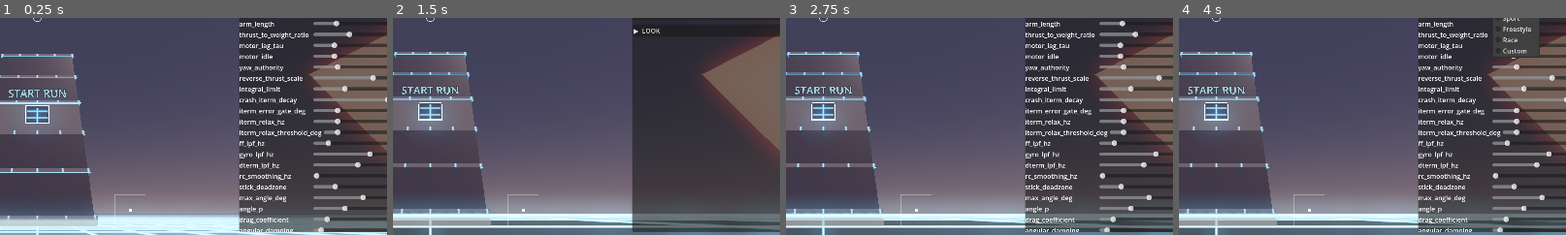
Above: before the commit, frames 1-4 (left to right).
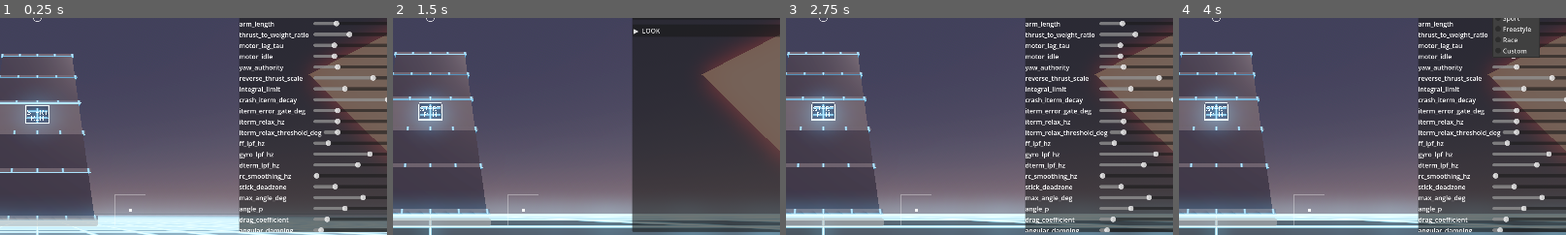
Above: after the commit, the same moments.

Repository: EhudVardi/QuadShot
Game: Godot game, scene res://scenes/menu_tower.tscn
Two runs of this game, one before a commit and one after it. Both use one fixed random seed, a clock stepped at 60 frames per second and the inputs below. This scene is started directly instead of the project's main scene.
Inputs:
- Up to frame 1 (0.25 s): no input
- Up to frame 2 (1.5 s): click "Defaults" at 0.5 s; click "▼ FLIGHT" at 1.25 s
- Up to frame 3 (2.75 s): click "▶ FLIGHT" at 2 s
- Up to frame 4 (4 s): click "del" at 2.75 s; click "Cruise" at 3.5 s
The pictures show only the part of the screen within x 45-95%, y 50-100%; the shares and areas given below are measured in that part.

The runs differ from the first frame. In frame 1, 0.3% of the frame differs, in the area x 2-18%, y 32-48%; in frame 2, 0.3%; in frame 3, 0.3%, in the area x 2-18%, y 31-46%; in frame 4, 0.3%.

Commit message:
B5 step 2: the verb lands, the label becomes glyphs you fly through (v1.38)
Checkpoint 1 verdicts (human flown, same day): darkening on ingress and
window-line glow both approved at shipped defaults - nothing retuned.
Window sizes become new steering: ESCALATING GAPS - generous low,
tightening with altitude, cut at step 3 and tuned by hands.

The label redesigned per the user: GlowText3D (scripts/menu/glow_text_3d.gd)
renders a 5x7 dot-matrix font as one MultiMesh of emissive cubes - no font
assets, no collision. The facade Label3D is gone; START RUN now floats
inside the window aperture against the dark interior and is flown straight
through. This object is also the B8 word-chain enabler.

The selection verb (scripts/menu/menu_floor.gd, an Area3D spanning the
interior): entering announces the leaf; exiting the FAR side commits
(logged - step 3 swaps the log for the launch); re-threading the entry
window cancels. Crash respawns read as cancel. The verdict comes from exit
geometry (local z vs room half-depth), not bookkeeping.

Checkpoint 2 open: the human flies the threshold feel.

Diff:
--- a/scenes/menu_tower.tscn
+++ b/scenes/menu_tower.tscn
@@ -14,6 +14,8 @@
 [ext_resource type="PackedScene" path="res://scenes/ui/hud.tscn" id="12_hud"]
 [ext_resource type="Script" path="res://scripts/chase_camera.gd" id="13_chase"]
 [ext_resource type="PackedScene" path="res://scenes/ui/debug_overlay.tscn" id="14_overlay"]
+[ext_resource type="Script" path="res://scripts/menu/glow_text_3d.gd" id="15_gtext"]
+[ext_resource type="Script" path="res://scripts/menu/menu_floor.gd" id="16_mfloor"]
 
 [sub_resource type="ShaderMaterial" id="mat_ground"]
 shader = ExtResource("4_checker")
@@ -127,6 +129,9 @@
 material = SubResource("mat_window_line")
 size = Vector3(0.12, 2.2, 0.12)
 
+[sub_resource type="BoxShape3D" id="shape_room"]
+size = Vector3(11.2, 3.6, 11.2)
+
 [node name="MenuTower" type="Node3D"]
 script = ExtResource("1_menu")
 combat_config = ExtResource("2_ccfg")
@@ -316,14 +321,18 @@
 transform = Transform3D(1, 0, 0, 0, 1, 0, 0, 0, 1, 1.62, 10.5, 6.08)
 mesh = SubResource("mesh_bar_v")
 
-[node name="Label" type="Label3D" parent="Tower"]
-transform = Transform3D(1, 0, 0, 0, 1, 0, 0, 0, 1, 0, 13.4, 6.45)
-modulate = Color(0.5, 1.6, 2.2, 1)
-outline_modulate = Color(0, 0.06, 0.1, 1)
-text = "START RUN"
-font_size = 160
-outline_size = 40
-pixel_size = 0.01
+[node name="WindowText" type="Node3D" parent="Tower"]
+transform = Transform3D(1, 0, 0, 0, 1, 0, 0, 0, 1, 0, 10.5, 5.8)
+script = ExtResource("15_gtext")
+text = "START\nRUN"
+
+[node name="RoomZone" type="Area3D" parent="Tower"]
+transform = Transform3D(1, 0, 0, 0, 1, 0, 0, 0, 1, 0, 10.2, 0)
+script = ExtResource("16_mfloor")
+leaf_id = &"start_run"
+
+[node name="RoomShape" type="CollisionShape3D" parent="Tower/RoomZone"]
+shape = SubResource("shape_room")
 
 [node name="InteriorLight" type="OmniLight3D" parent="Tower"]
 transform = Transform3D(1, 0, 0, 0, 1, 0, 0, 0, 1, 0, 11.4, 0)
--- /dev/null
+++ b/scripts/menu/glow_text_3d.gd
@@ -0,0 +1,118 @@
+class_name GlowText3D
+extends Node3D
+
+## Neon glyphs built from primitives (GAMEPLAY-DESIGN B5's window text, and
+## the seed of B8's word chains): a 5x7 dot-matrix font rendered as one
+## MultiMesh of emissive cubes, centered on this node's origin, facing +Z.
+## No font assets, no collision — text readable at range that the drone
+## flies straight through. Multi-line via "\n". Unknown characters render as
+## hollow boxes so a typo shows up on screen instead of vanishing.
+
+const GLYPH_COLS: int = 5
+const GLYPH_ROWS: int = 7
+## Horizontal advance per character and vertical advance per line, in font
+## pixels (glyph size plus one pixel of spacing).
+const CHAR_PITCH: int = 6
+const LINE_PITCH: int = 8
+## Cube edge as a fraction of pixel_size — the gap makes letters read as
+## dot-matrix neon instead of merged slabs.
+const CUBE_FILL: float = 0.85
+
+const UNKNOWN_GLYPH: Array = [0b11111, 0b10001, 0b10001, 0b10001, 0b10001,
+		0b10001, 0b11111]
+
+## 5x7 rows top-to-bottom, bit 4 = leftmost column.
+const FONT: Dictionary = {
+	" ": [0b00000, 0b00000, 0b00000, 0b00000, 0b00000, 0b00000, 0b00000],
+	"A": [0b01110, 0b10001, 0b10001, 0b11111, 0b10001, 0b10001, 0b10001],
+	"B": [0b11110, 0b10001, 0b10001, 0b11110, 0b10001, 0b10001, 0b11110],
+	"C": [0b01110, 0b10001, 0b10000, 0b10000, 0b10000, 0b10001, 0b01110],
+	"D": [0b11110, 0b10001, 0b10001, 0b10001, 0b10001, 0b10001, 0b11110],
+	"E": [0b11111, 0b10000, 0b10000, 0b11110, 0b10000, 0b10000, 0b11111],
+	"F": [0b11111, 0b10000, 0b10000, 0b11110, 0b10000, 0b10000, 0b10000],
+	"G": [0b01110, 0b10001, 0b10000, 0b10111, 0b10001, 0b10001, 0b01111],
+	"H": [0b10001, 0b10001, 0b10001, 0b11111, 0b10001, 0b10001, 0b10001],
+	"I": [0b01110, 0b00100, 0b00100, 0b00100, 0b00100, 0b00100, 0b01110],
+	"J": [0b00111, 0b00010, 0b00010, 0b00010, 0b00010, 0b10010, 0b01100],
+	"K": [0b10001, 0b10010, 0b10100, 0b11000, 0b10100, 0b10010, 0b10001],
+	"L": [0b10000, 0b10000, 0b10000, 0b10000, 0b10000, 0b10000, 0b11111],
+	"M": [0b10001, 0b11011, 0b10101, 0b10101, 0b10001, 0b10001, 0b10001],
+	"N": [0b10001, 0b11001, 0b10101, 0b10011, 0b10001, 0b10001, 0b10001],
+	"O": [0b01110, 0b10001, 0b10001, 0b10001, 0b10001, 0b10001, 0b01110],
+	"P": [0b11110, 0b10001, 0b10001, 0b11110, 0b10000, 0b10000, 0b10000],
+	"Q": [0b01110, 0b10001, 0b10001, 0b10001, 0b10101, 0b10010, 0b01101],
+	"R": [0b11110, 0b10001, 0b10001, 0b11110, 0b10100, 0b10010, 0b10001],
+	"S": [0b01111, 0b10000, 0b10000, 0b01110, 0b00001, 0b00001, 0b11110],
+	"T": [0b11111, 0b00100, 0b00100, 0b00100, 0b00100, 0b00100, 0b00100],
+	"U": [0b10001, 0b10001, 0b10001, 0b10001, 0b10001, 0b10001, 0b01110],
+	"V": [0b10001, 0b10001, 0b10001, 0b10001, 0b10001, 0b01010, 0b00100],
+	"W": [0b10001, 0b10001, 0b10001, 0b10101, 0b10101, 0b11011, 0b10001],
+	"X": [0b10001, 0b01010, 0b00100, 0b00100, 0b00100, 0b01010, 0b10001],
+	"Y": [0b10001, 0b10001, 0b01010, 0b00100, 0b00100, 0b00100, 0b00100],
+	"Z": [0b11111, 0b00001, 0b00010, 0b00100, 0b01000, 0b10000, 0b11111],
+}
+
+@export var text: String = "":
+	set(value):
+		text = value
+		if is_inside_tree():
+			_rebuild()
+@export var pixel_size: float = 0.1
+@export var glow_color: Color = Color(0.2, 0.7, 1.0)
+@export var glow_energy: float = 3.5
+
+var _instance: MultiMeshInstance3D
+
+
+func _ready() -> void:
+	_rebuild()
+
+
+func _rebuild() -> void:
+	if _instance != null:
+		_instance.queue_free()
+		_instance = null
+	var offsets: PackedVector3Array = _pixel_offsets()
+	if offsets.is_empty():
+		return
+	var material: StandardMaterial3D = StandardMaterial3D.new()
+	material.albedo_color = Color(0.02, 0.05, 0.08)
+	material.emission_enabled = true
+	material.emission = glow_color
+	material.emission_energy_multiplier = glow_energy
+	var cube: BoxMesh = BoxMesh.new()
+	cube.size = Vector3.ONE * pixel_size * CUBE_FILL
+	cube.material = material
+	var multimesh: MultiMesh = MultiMesh.new()
+	multimesh.transform_format = MultiMesh.TRANSFORM_3D
+	multimesh.mesh = cube
+	multimesh.instance_count = offsets.size()
+	for i: int in offsets.size():
+		multimesh.set_instance_transform(i, Transform3D(Basis.IDENTITY, offsets[i]))
+	_instance = MultiMeshInstance3D.new()
+	_instance.multimesh = multimesh
+	add_child(_instance)
+
+
+func _pixel_offsets() -> PackedVector3Array:
+	var offsets: PackedVector3Array = PackedVector3Array()
+	var lines: PackedStringArray = text.split("\n")
+	var total_rows: int = lines.size() * LINE_PITCH - 1
+	for li: int in lines.size():
+		var line: String = lines[li]
+		if line.is_empty():
+			continue
+		var width_px: int = line.length() * CHAR_PITCH - 1
+		for ci: int in line.length():
+			var glyph: Array = FONT.get(line[ci].to_upper(), UNKNOWN_GLYPH)
+			for row: int in GLYPH_ROWS:
+				var bits: int = glyph[row]
+				for col: int in GLYPH_COLS:
+					if bits & (1 << (GLYPH_COLS - 1 - col)) == 0:
+						continue
+					var px: float = (ci * CHAR_PITCH + col - (width_px - 1) * 0.5) \
+							* pixel_size
+					var py: float = ((total_rows - 1) * 0.5 - (li * LINE_PITCH + row)) \
+							* pixel_size
+					offsets.append(Vector3(px, py, 0.0))
+	return offsets
--- /dev/null
+++ b/scripts/menu/menu_floor.gd
@@ -0,0 +1,44 @@
+class_name MenuFloor
+extends Area3D
+
+## One open floor of the menu tower (GAMEPLAY-DESIGN B5): the fly-through
+## selection verb. Entering through a window arms the floor; leaving decides
+## — the FAR side commits the leaf, the side you came from cancels. Commit
+## only ever happens deep on the other side of a full interior crossing, so
+## a graze at speed is a scare, not a mis-pick (the v1.34 steering).
+##
+## The floor knows nothing about what its leaf launches; it only reports.
+## The zone box is expected to span the interior exactly, so an exit
+## position past either window plane names the verdict by its local z sign.
+
+signal entered(leaf_id: StringName)
+signal committed(leaf_id: StringName)
+signal canceled(leaf_id: StringName)
+
+## Half-depth of the interior in local z. Exits past -half are the far side
+## (commit); past +half is the entry side (cancel). A respawn teleport lands
+## outside the entry side, which reads as cancel — the honest verdict for a
+## crash mid-decision.
+const ROOM_HALF_DEPTH: float = 5.6
+
+@export var leaf_id: StringName = &""
+
+
+func _ready() -> void:
+	body_entered.connect(_on_body_entered)
+	body_exited.connect(_on_body_exited)
+
+
+func _on_body_entered(body: Node3D) -> void:
+	if body is FlightController:
+		entered.emit(leaf_id)
+
+
+func _on_body_exited(body: Node3D) -> void:
+	if not (body is FlightController):
+		return
+	var local_z: float = to_local(body.global_position).z
+	if local_z <= -ROOM_HALF_DEPTH:
+		committed.emit(leaf_id)
+	elif local_z >= ROOM_HALF_DEPTH:
+		canceled.emit(leaf_id)
--- a/scripts/menu_tower.gd
+++ b/scripts/menu_tower.gd
@@ -6,11 +6,11 @@
 ## Selection COMMITS on exiting the far side of the floor; re-threading the
 ## entry window cancels — a graze at speed is a scare, not a mis-pick.
 ##
-## CHECKPOINT 1 SHELL (build order step 1): one open floor, lit + labeled,
-## the real drone armable in front of it, auto-exposure wired through the
-## look pass. No selection logic yet — the commit-on-exit verb is step 2,
-## leaves launching their scenes is step 3, the keyboard side-view fallback
-## rides with step 3. Run: <godot> --path . scenes/menu_tower.tscn
+## STEP 2 (build order): the verb is live on the one open floor — fly in
+## through the window (announced), exit the far side to COMMIT (logged),
+## re-thread the entry window to cancel. Leaves launching their scenes is
+## step 3, the keyboard side-view fallback rides with step 3.
+## Run: <godot> --path . scenes/menu_tower.tscn
 ##
 ## Steering honored (v1.37): single-level first; leaf set START RUN /
 ## FLY FREE / DEV ROOM / AIM DRILL / QUIT; pure menu, home-ready — no
@@ -22,6 +22,7 @@
 @onready var _drone: FlightController = $Drone
 @onready var _drone_health: Health = $Drone/Health
 @onready var _hud: GameHud = $Hud
+@onready var _floor: MenuFloor = $Tower/RoomZone
 
 var _titled: bool = true
 
@@ -39,6 +40,9 @@
 			_hud.set_health(remaining, _drone_health.max_health))
 	_drone_health.died.connect(_on_died)
 	_hud.set_health(_drone_health.current, _drone_health.max_health)
+	_floor.entered.connect(_on_floor_entered)
+	_floor.committed.connect(_on_floor_committed)
+	_floor.canceled.connect(_on_floor_canceled)
 	_hud.show_title("MENU TOWER — arm and fly to the lit window")
 
 
@@ -50,6 +54,29 @@
 	_hud.update_sticks(sticks[0], sticks[1])
 
 
+func _leaf_name(leaf_id: StringName) -> String:
+	return String(leaf_id).replace("_", " ").to_upper()
+
+
+# --- The selection verb (step 2): the floor reports, the tower narrates.
+# Step 3 replaces the committed log line with the leaf's actual launch. ---
+
+func _on_floor_entered(leaf_id: StringName) -> void:
+	_hud.add_kill_feed("%s — exit far side to commit, back out to cancel"
+			% _leaf_name(leaf_id))
+
+
+func _on_floor_committed(leaf_id: StringName) -> void:
+	_hud.add_kill_feed("PICKED: %s (logged — step 3 makes it launch)"
+			% _leaf_name(leaf_id))
+	print("[menu] committed %s" % leaf_id)
+
+
+func _on_floor_canceled(leaf_id: StringName) -> void:
+	_hud.add_kill_feed("%s canceled" % _leaf_name(leaf_id))
+	print("[menu] canceled %s" % leaf_id)
+
+
 ## Crashing into the tower is expected window practice — respawn in place,
 ## no stakes. The menu never punishes; it only waits.
 func _on_died() -> void:
Not shown: 1 places in scenes/menu_tower.tscn that only renumber resources
Not shown, added: scripts/menu/glow_text_3d.gd.uid
Not shown, added: scripts/menu/menu_floor.gd.uid
Not shown, changed: GAMEPLAY-DESIGN.md
